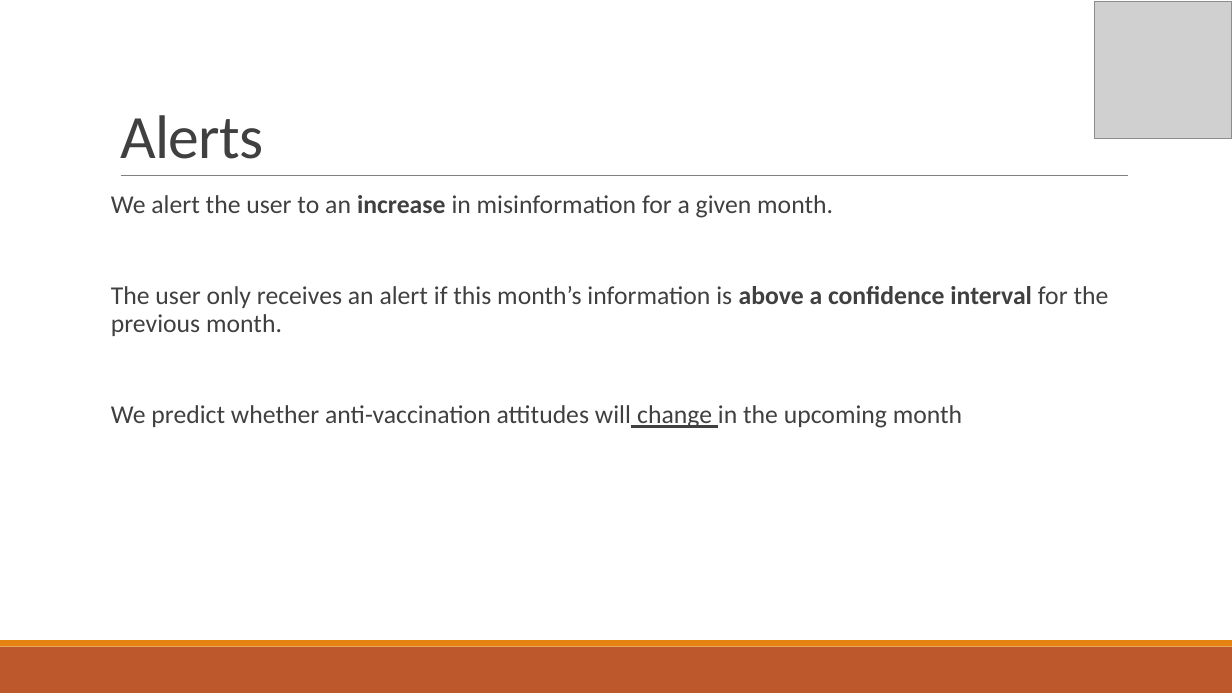
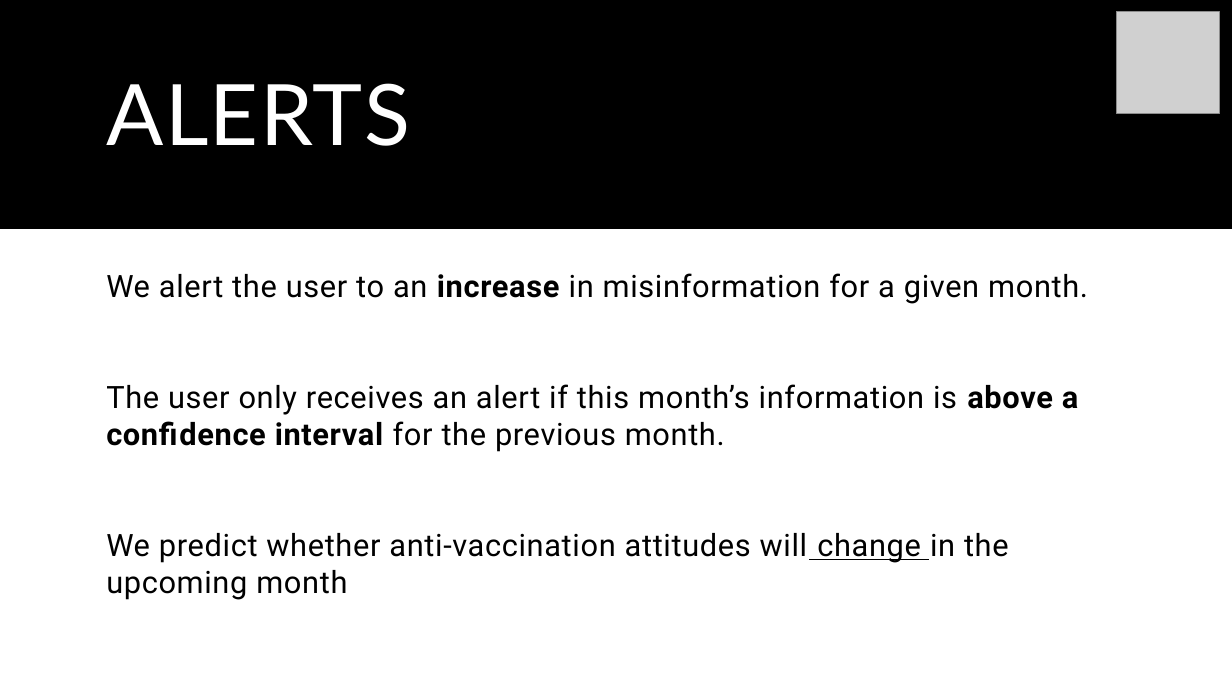
Before and after one commit to WellcomeIdeathon2023/The_Social_Scientists, a slide deck: slide 8 of Powerpoint presentation.pptx. Drawn at 1232x693 pixels with LibreOffice and Linux fonts; fonts in the diff are those of the drawing; grey boxes stand for pictures. Boxes give left, top, right and bottom in pixels: in the first picture for what was removed or moved away, otherwise in the second. Text is boxed around its words. In the diff, an @@ line names an element or a change of style, - is before the commit and + after.

```diff
--- a/Powerpoint presentation.pptx
+++ b/Powerpoint presentation.pptx
@@ rectangle added at [0,0,1232,229], fill #000000 @@
@@ picture: place and size @@
-picture at [1095,2,1232,139]
+picture at [1117,11,1220,114]
@@ title "ALERTS" at [106,83,410,146]: vertical alignment bottom to middle @@
@@ title at [106,83,410,146]: text changed; size 48 to 66 pt; font Calibri to Lato; text colour #404040 to #FFFFFF @@
-Alerts
+ALERTS
@@ line removed from (121, 176) to (1128, 176) @@
@@ text "We alert the user to ...": place and size @@
-text "We alert the user to ..." at [111,195,1109,428]
+text "We alert the user to ..." at [106,273,1088,600]
@@ text "We alert the user to ..." at [106,273,1088,600]: size 20 to 24.1 pt, font Calibri to Roboto, text colour #404040 to #000000, letter spacing 0 to 0.5 pt; line spacing 0.9 to 1.01 @@
@@ rectangle removed at [0,647,1232,693] @@
@@ rectangle removed at [0,640,1232,647] @@
```
Also in this commit, not shown: 9 other slides changed, 3 other files.
